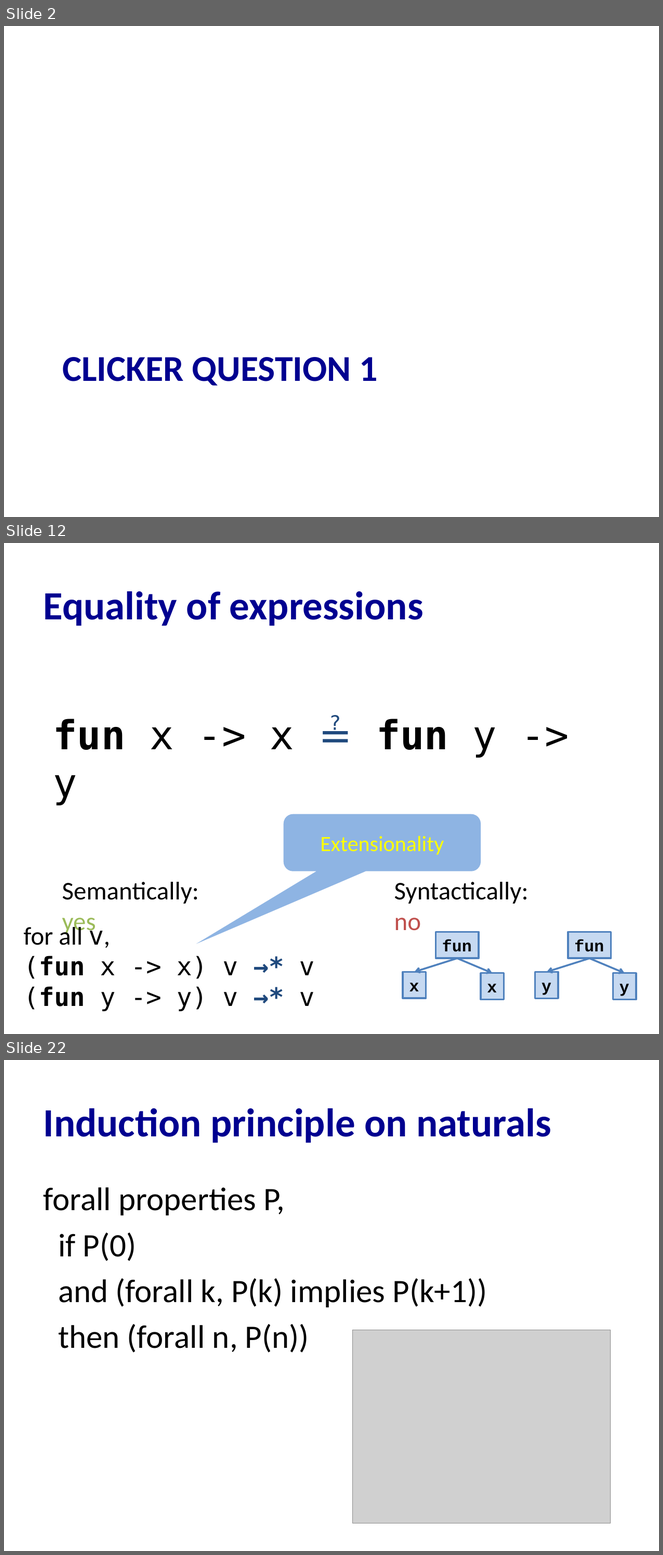
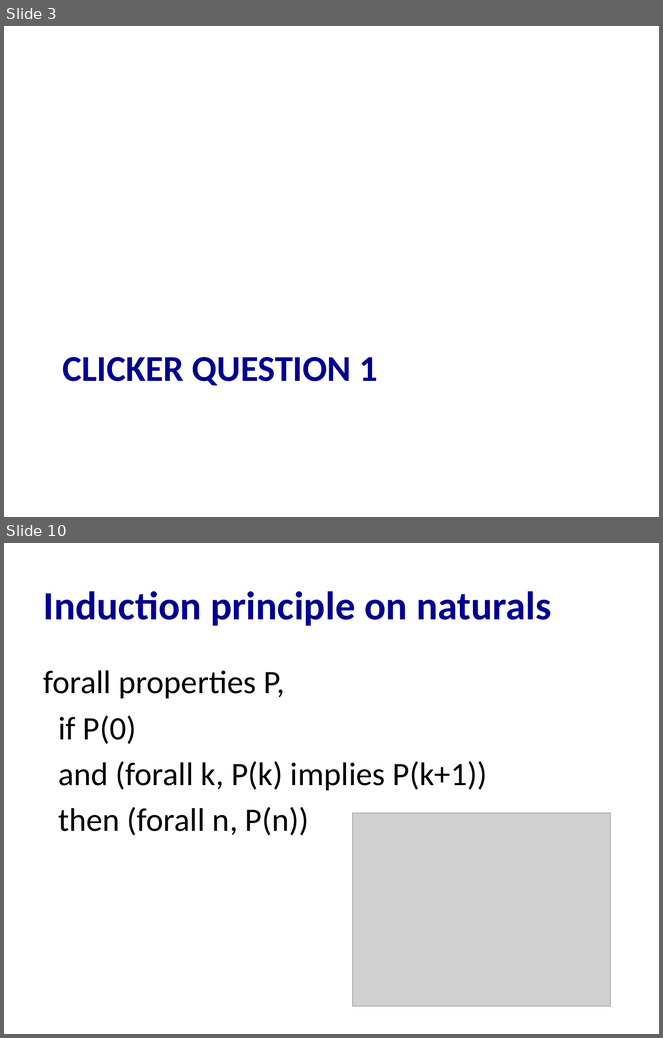
Before and after one commit to cs3110/materials-2019fa, a slide deck: 20-proofs/lec.pptx. Shown one above the other, each under a label of ours: slides 2, 12 and 22 before the commit, slides 3 and 10 after it; the slides between them are not shown. The pictures are 663x1555 and 663x1038 pixels, drawn with LibreOffice and Linux fonts; fonts in the diff are those of the drawing; grey boxes stand for pictures. Boxes give left, top, right and bottom in pixels: in the first picture for what was removed or moved away, otherwise in the second. Text is boxed around its words. In the diff, an @@ line names an element or a change of style, - is before the commit and + after.

```diff
--- a/20-proofs/lec.pptx
+++ b/20-proofs/lec.pptx
@@ slide 12 removed at (x1=4, y1=543, x2=659, y2=1034), background #FFFFFF @@
@@ title removed at (x1=44, y1=591, x2=424, y2=626) @@
-Equality of expressions
@@ text removed at (x1=53, y1=719, x2=497, y2=806) @@
-fun x -> x ≟ fun y -> y
@@ rounded speech box removed at (x1=284, y1=814, x2=481, y2=871) @@
-Extensionality
@@ text removed at (x1=62, y1=882, x2=199, y2=937) @@
-Semantically: yes
@@ text removed at (x1=395, y1=882, x2=529, y2=931) @@
-Syntactically: no
@@ text removed at (x1=24, y1=924, x2=315, y2=1012) @@
-for all v,
-(fun x -> x) v →* v
-(fun y -> y) v →* v
@@ group removed at (x1=403, y1=932, x2=504, y2=1000): 3 rectangles, 2 arrows @@
-x
-fun
-x
@@ group removed at (x1=535, y1=932, x2=636, y2=1000): 3 rectangles, 2 arrows @@
-y
-fun
-y
@@ what was slide 2 is now slide 3 @@
@@ what was slide 22 is now slide 10 @@
```
Also in this commit, not shown: 4 slides changed, 16 slides added, 27 other slides removed, 1 other file.
